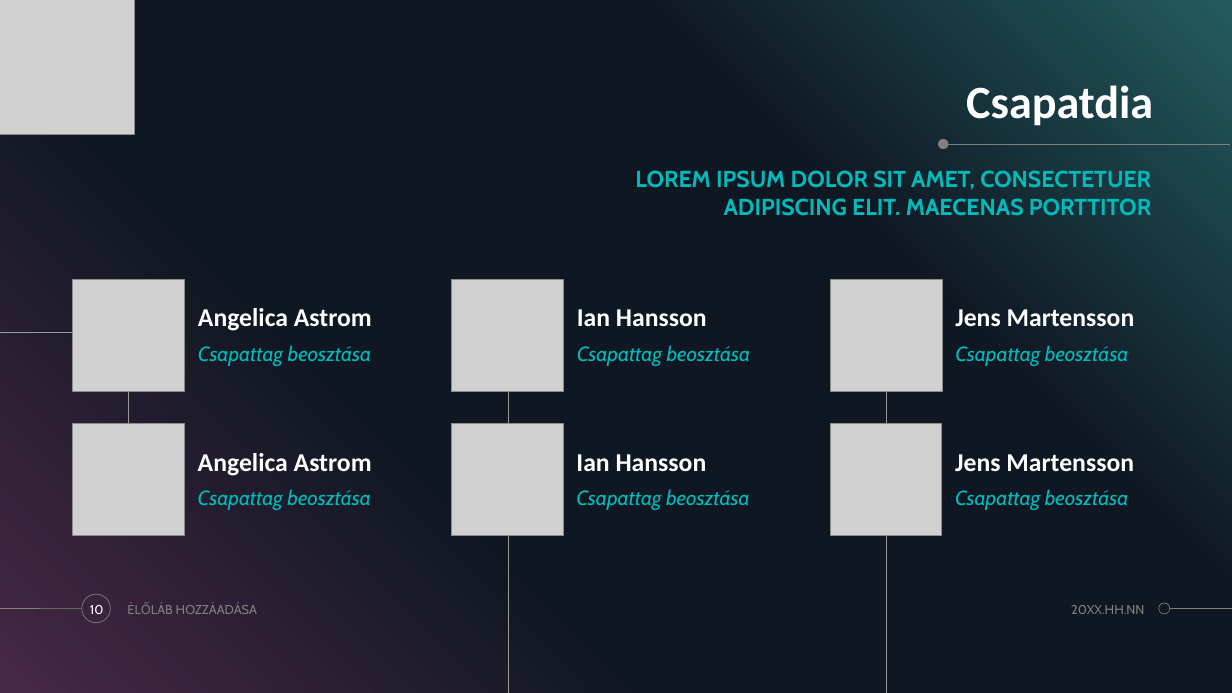
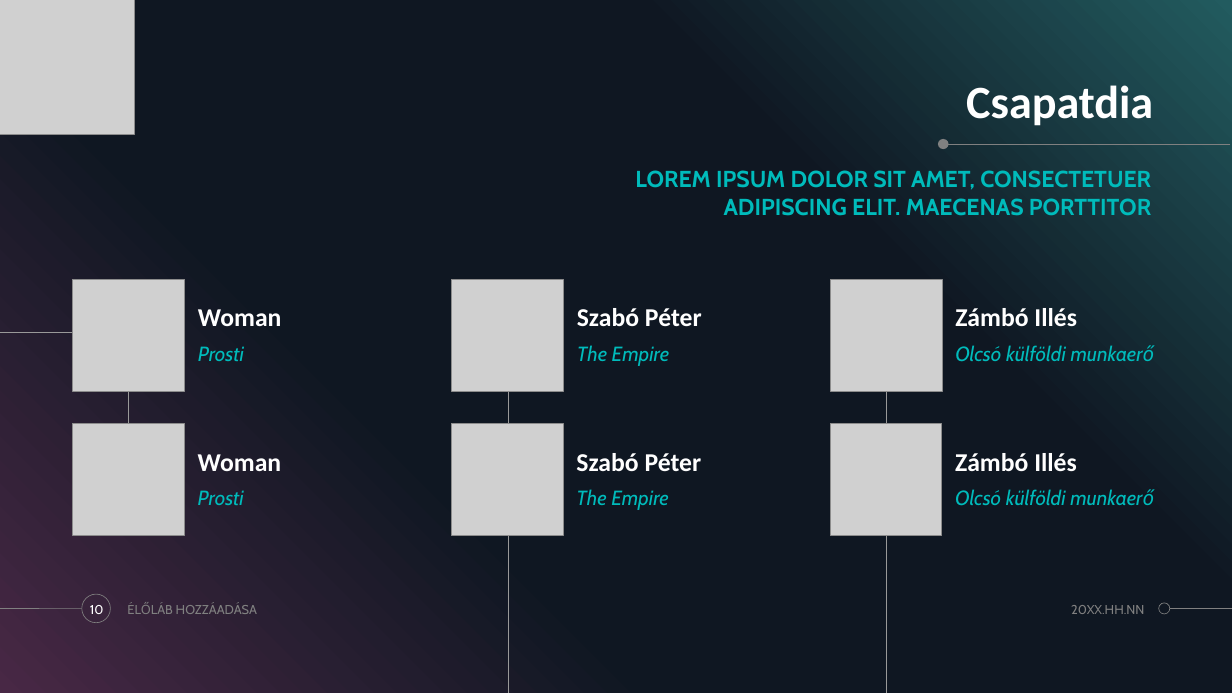
Before and after one commit to zamboilles21/terfelszinszamitas, a slide deck: slide 10 of documentation/PPT/TerFelSzoft.pptx. Drawn at 1232x693 pixels with LibreOffice and Linux fonts; fonts in the diff are those of the drawing; grey boxes stand for pictures. Boxes give left, top, right and bottom in pixels: in the first picture for what was removed or moved away, otherwise in the second. Text is boxed around its words. In the diff, an @@ line names an element or a change of style, - is before the commit and + after.

```diff
--- a/documentation/PPT/TerFelSzoft.pptx
+++ b/documentation/PPT/TerFelSzoft.pptx
@@ text at (x1=198, y1=309, x2=281, y2=326): text changed @@
-Angelica Astrom
+Woman
@@ text at (x1=577, y1=308, x2=702, y2=326): text changed @@
-Ian Hansson
+Szabó Péter
@@ text at (x1=955, y1=308, x2=1077, y2=326): text changed @@
-Jens Martensson
+Zámbó Illés
@@ text at (x1=198, y1=346, x2=244, y2=361): text changed @@
-Csapattag beosztása
+Prosti
@@ text at (x1=577, y1=345, x2=670, y2=366): text changed @@
-Csapattag beosztása
+The Empire
@@ text at (x1=955, y1=345, x2=1155, y2=362): text changed @@
-Csapattag beosztása
+Olcsó külföldi munkaerő
@@ text at (x1=198, y1=454, x2=281, y2=471): text changed @@
-Angelica Astrom
+Woman
@@ text at (x1=576, y1=453, x2=702, y2=471): text changed @@
-Ian Hansson
+Szabó Péter
@@ text at (x1=955, y1=453, x2=1077, y2=471): text changed @@
-Jens Martensson
+Zámbó Illés
@@ text at (x1=198, y1=490, x2=244, y2=505): text changed @@
-Csapattag beosztása
+Prosti
@@ text at (x1=576, y1=489, x2=669, y2=510): text changed @@
-Csapattag beosztása
+The Empire
@@ text at (x1=955, y1=489, x2=1154, y2=506): text changed @@
-Csapattag beosztása
+Olcsó külföldi munkaerő
```
Also in this commit, not shown: 2 other slides changed.
